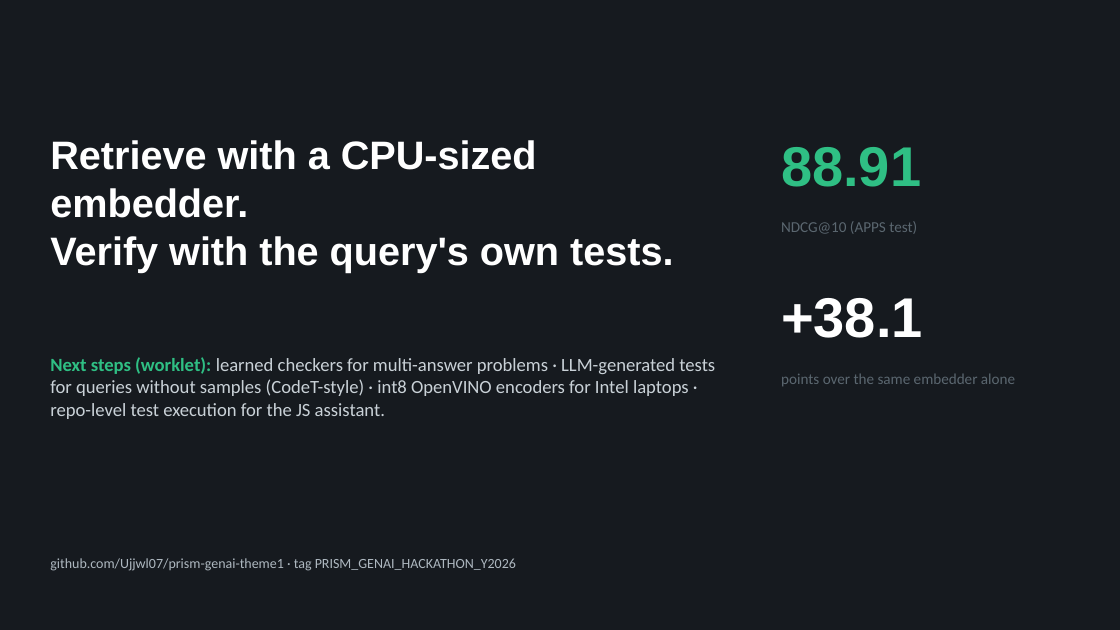
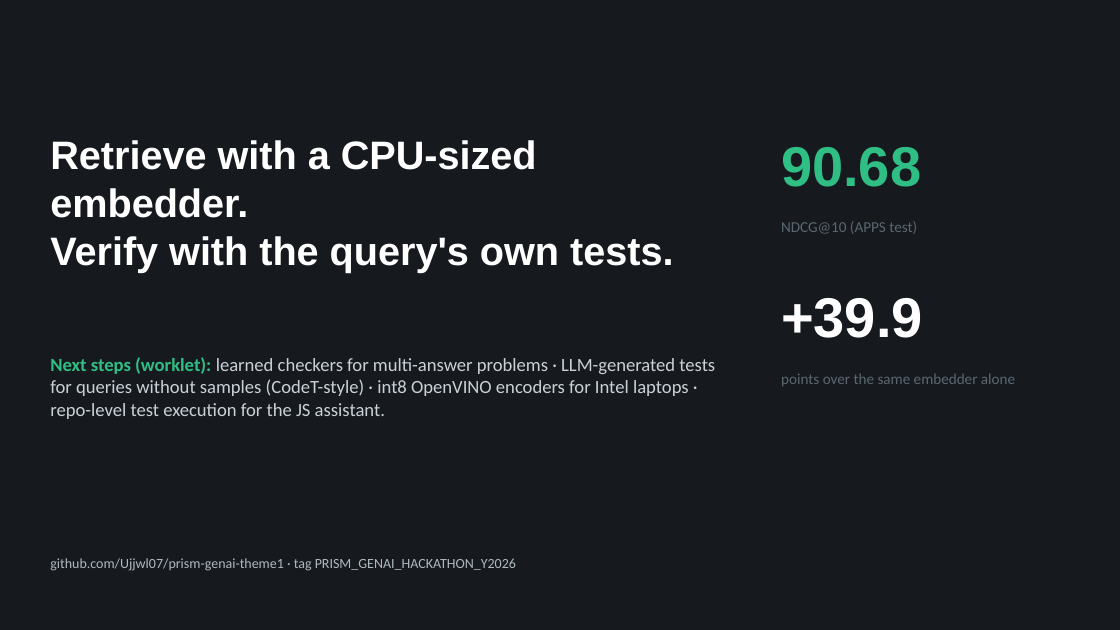
Before and after one commit to Ujjwl07/prism-genai-theme1, a slide deck: slide 11 of CollegeName_TeamName_Submission_ppt.pptx. Drawn at 1120x630 pixels with LibreOffice and Linux fonts; fonts in the diff are those of the drawing. Boxes give left, top, right and bottom in pixels: in the first picture for what was removed or moved away, otherwise in the second. Text is boxed around its words. In the diff, an @@ line names an element or a change of style, - is before the commit and + after.

```diff
--- a/CollegeName_TeamName_Submission_ppt.pptx
+++ b/CollegeName_TeamName_Submission_ppt.pptx
@@ text at (781,147,921,187): text changed @@
-88.91
+90.68
@@ text at (781,298,923,338): text changed @@
-+38.1
++39.9
```
Also in this commit, not shown: 5 other slides changed, 14 other files.
